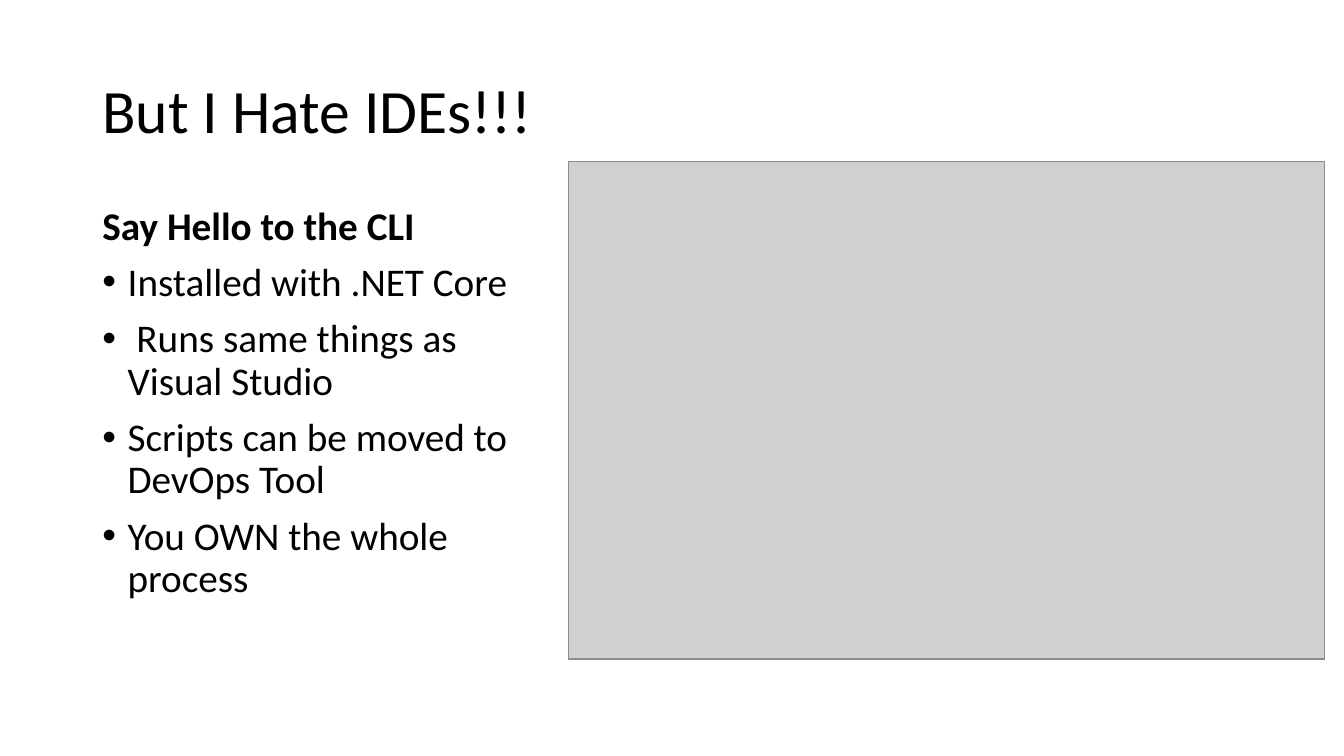
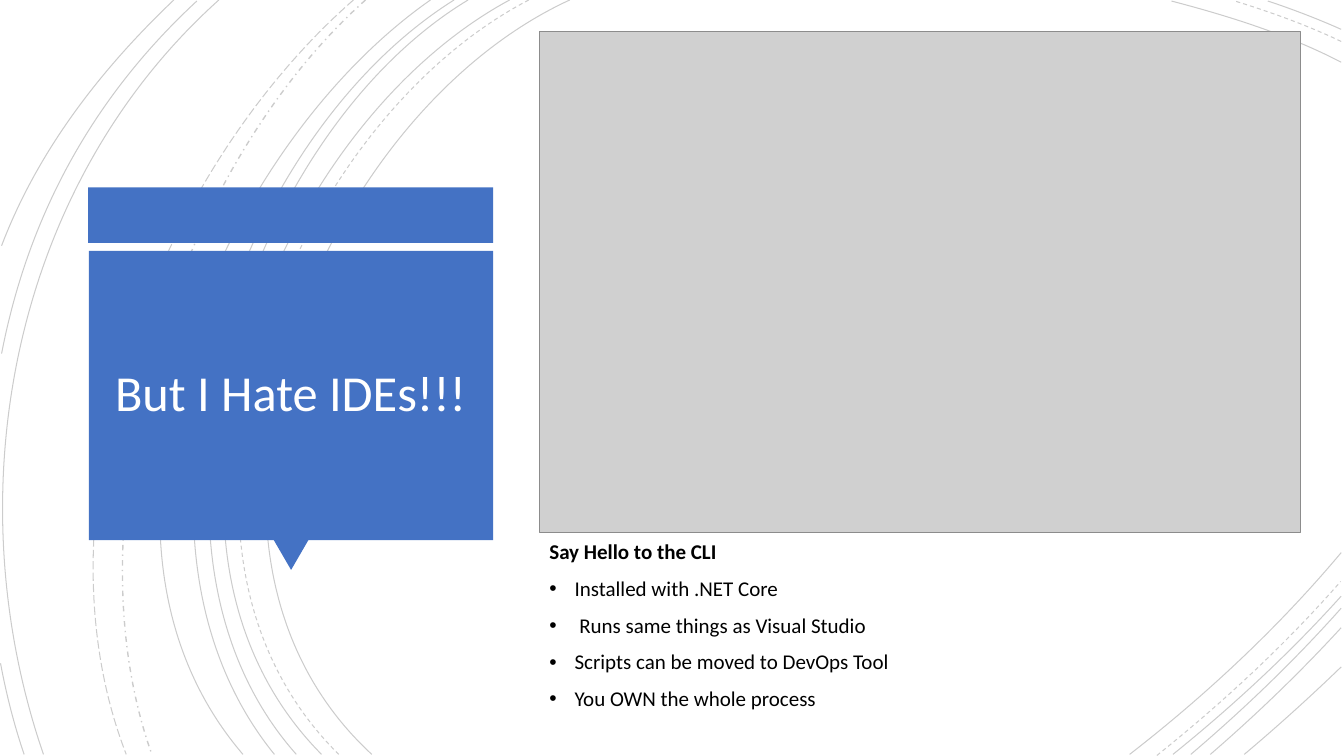
Before and after one commit to isaacrlevin/levin-talks, a slide deck: slide 6 of ASP.NETCoreDeployment/Ship It Good.pptx. Drawn at 1344x756 pixels with LibreOffice and Linux fonts; fonts in the diff are those of the drawing; grey boxes stand for pictures. Boxes give left, top, right and bottom in pixels: in the first picture for what was removed or moved away, otherwise in the second. Text is boxed around its words. In the diff, an @@ line names an element or a change of style, - is before the commit and + after.

```diff
--- a/ASP.NETCoreDeployment/Ship It Good.pptx
+++ b/ASP.NETCoreDeployment/Ship It Good.pptx
@@ group added at bbox=[0, 0, 1342, 756]: 21 freeform shapes @@
@@ picture: place and size @@
-picture at bbox=[569, 161, 1326, 658]
+picture at bbox=[539, 31, 1301, 532]
@@ rectangle added at bbox=[89, 188, 494, 243], fill #4472C4 @@
@@ rectangle added at bbox=[89, 251, 493, 540], fill #4472C4 @@
@@ title "But I Hate IDEs!!!": place and size @@
-title "But I Hate IDEs!!!" at bbox=[102, 91, 532, 134]
+title "But I Hate IDEs!!!" at bbox=[115, 377, 466, 412]
@@ title "But I Hate IDEs!!!" at bbox=[115, 377, 466, 412]: size 44 to 36 pt, text colour #000000 to #FFFFFF; alignment left to centre @@
@@ text "Say Hello to the CLI": place and size @@
-text "Say Hello to the CLI" at bbox=[102, 212, 507, 599]
+text "Say Hello to the CLI" at bbox=[549, 544, 888, 710]
@@ text "Say Hello to the CLI" at bbox=[549, 544, 888, 710]: size 28 to 15 pt @@
@@ triangle added at bbox=[273, 540, 309, 571], fill #4472C4 @@
```
Also in this commit, not shown: 21 other slides changed, 6 slides added, 1 slide removed, 7 other files.
